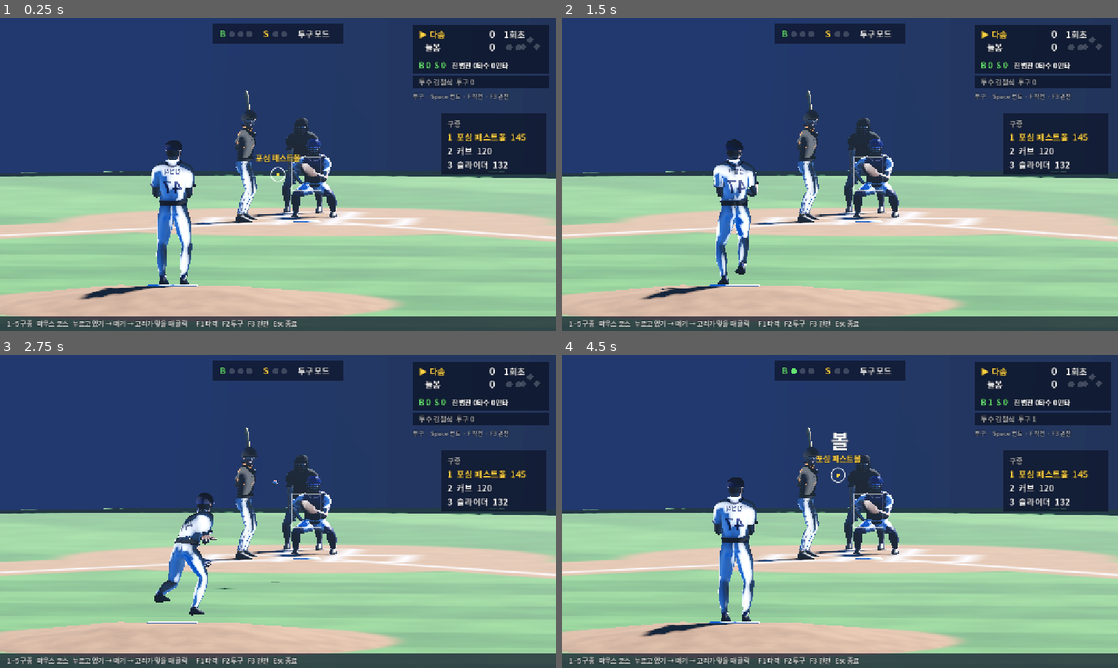
Above: before the commit, frames 1-4 (two rows, left to right).
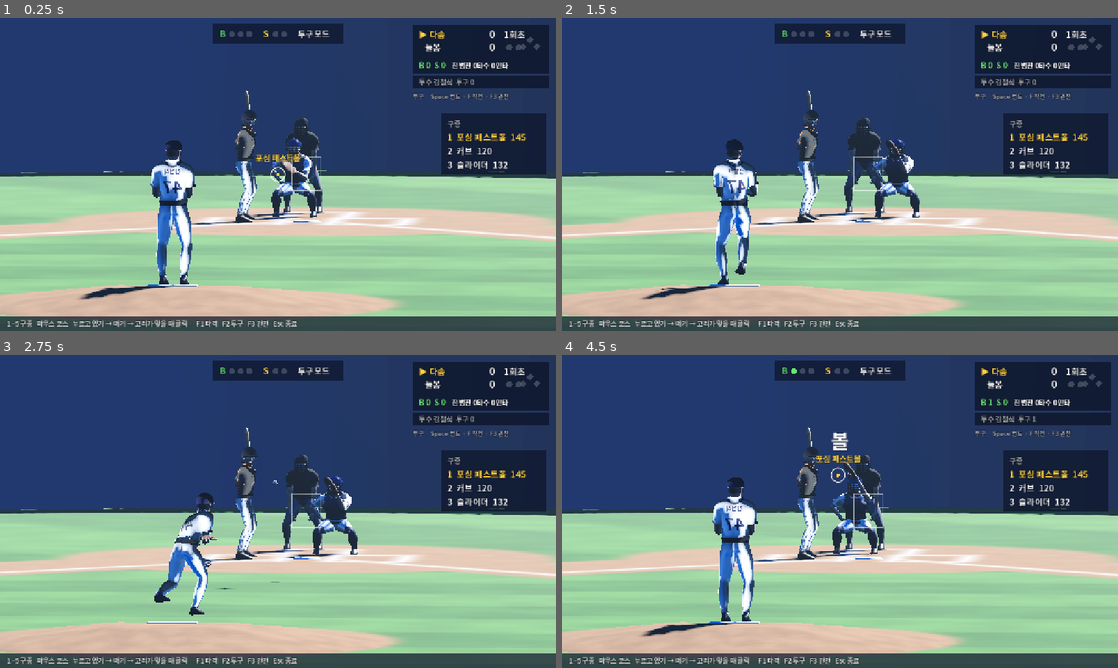
Above: after the commit, the same moments.

Repository: lilkimbab/baseball
Game: Godot game, scene res://match/match.tscn
The game is run twice, just before and just after one commit, with the same random seed, the same clock (stepped at 60 frames per second) and the same inputs.
Inputs (mouse positions are in pixels of both pictures, inside the frame that each line leads up to):
- Up to frame 1 (0.25 s): no input
- Up to frame 2 (1.5 s): tap Enter at 0.5 s; move the mouse to (962, 158) at 0.52 s; hold Shift 0.53-1.25 s; click (962, 158) at 0.67 s; tap Space at 0.77 s; drag from (728, 190) to (812, 237) at 1.27 s
- Up to frame 3 (2.75 s): move the mouse to (333, 442) at 2.02 s; tap Ctrl at 2.1 s; click (333, 442) at 2.17 s
- Up to frame 4 (4.5 s): drag from (812, 574) to (673, 464) at 2.77 s; move the mouse to (1006, 558) at 3.52 s; tap 1 at 3.6 s; click (1006, 558) at 3.67 s; tap Space at 3.77, 4.25 s; drag from (673, 464) to (756, 433) at 4.27 s

The runs differ from the first frame. In frame 1, 1.6% of the frame differs, in the area x 44-61%, y 38-65%; in frame 2, 1.6%; in frame 3, 1.6%; in frame 4, 1.6%, in the area x 41-61%, y 34-65%.

Commit message:
S5 마무리: 포수 미트 목표, 인필드 플라이 표시, 잔루·포스 판정 버그 수정
- 포스 아웃은 다음 베이스까지만 (홈에서 잡힌 2루 주자, 2루에서 잡힌 타자는 태그)
- 시간순 이동에서 타자가 1루 주자를 덮어쓰던 문제: 움직이는 주자는 먼저 베이스를 비운다
- 세 번째 아웃에 잘린 주자는 향하던 베이스의 잔루로 센다
- 사람 조작 3이닝 경기 테스트, 물리 경기 주자 불변식 테스트

Diff:
--- a/game/core/play/play_sim.gd
+++ b/game/core/play/play_sim.gd
@@ -619,14 +619,20 @@
 ## How much sooner the ball is on runner r's base than he is (positive: he is out).
 func _margin(r: PlayRunner, f: PlayFielder, at: Vector2, held: float, release: float) -> float:
 	var b := _ball_at(f, at, held, release, r.to)
-	return _arrive(r, r.to) - (b.time + (0.0 if r.forced else m.tag))
+	return _arrive(r, r.to) - (b.time + (0.0 if _is_force(r, r.to) else m.tag))
+
+
+## A force play: the next base for a runner the batter pushes on, or first for the batter.
+func _is_force(r: PlayRunner, base: int) -> bool:
+	return (r.forced and base == r.from + 1) or (r == _batter and base == 1)
 
 
 ## Plays on runner r at the base he is running to. True if he is out.
 func _play_on(r: PlayRunner, thrower: PlayFielder, from: Vector2, held: float, release: float) -> bool:
 	var base := r.to
 	var b := _ball_at(thrower, from, held, release, base)
-	var forced := r.forced or r == _batter
+	# A force is only at the next base: a forced runner who goes on past it is tagged.
+	var forced := _is_force(r, base)
 	var need := b.time + (0.0 if forced else m.tag)
 	if not b.by_self and b.distance > 40.0:
 		# A long throw is sometimes off line or on a bad hop.
--- a/game/core/resolve/game_sim.gd
+++ b/game/core/resolve/game_sim.gd
@@ -59,7 +59,8 @@
 	var out := GameFlow.apply(state, event)
 	scorer.record(state, event, out)
 	manager.note_change(state, event)
-	if keep_log:
+	# Single pitches (the physical resolver) are not lines of their own in the play-by-play.
+	if keep_log and event.kind != GameEvent.Kind.PITCH:
 		log.append(_describe(event, out, inning, top, outs, bases, batter))
 	return not state.over
 
--- a/game/core/rules/game_flow.gd
+++ b/game/core/rules/game_flow.gd
@@ -126,16 +126,24 @@
 	var winning_advance := 0
 	out.runner_ids.resize(event.moves.size())
 	out.applied.resize(event.moves.size())
+	# Everyone who moves leaves his base at once; arrivals and outs then follow in order. (A
+	# batter reaching first is often listed before the runner who left first long before.)
+	for m: RunnerMove in event.moves:
+		if m.from > 0 and start[m.from - 1] != null and after[m.from - 1] == start[m.from - 1]:
+			after[m.from - 1] = null
 	for i: int in event.moves.size():
 		var m := event.moves[i]
 		var runner: BaseRunner = batter_runner if m.from == 0 else start[m.from - 1]
 		out.runner_ids[i] = runner.player_id if runner != null else ""
+		if runner == null:
+			continue
 		# Nothing that happens after the third out counts: the half-inning is already over.
-		if runner == null or ends_game or state.outs >= 3:
+		# A runner still on his way is left on base, on the one he was heading for.
+		if ends_game or state.outs >= 3:
+			if m.from > 0 and not ends_game:
+				_leave_on_base(after, runner, m)
 			continue
 		out.applied[i] = 1
-		if m.from > 0 and after[m.from - 1] == runner:
-			after[m.from - 1] = null
 		# A base gained through an error or a passed ball does not count toward earned runs:
 		# if he scores from where he should not have been, the run is unearned.
 		var excused := m.on_error or event.kind == GameEvent.Kind.PASSED_BALL
@@ -187,6 +195,16 @@
 	out.game_over = state.over
 
 
+## Puts a runner whose move was cut off by the third out on a free base: the one he was
+## running to if he can have it, else the nearest one behind it.
+static func _leave_on_base(after: Array[BaseRunner], runner: BaseRunner, m: RunnerMove) -> void:
+	var furthest := clampi(m.to if m.to > 0 else m.out_at, m.from, 3)
+	for base: int in range(furthest, 0, -1):
+		if after[base - 1] == null:
+			after[base - 1] = runner
+			return
+
+
 static func _walk_off_now(state: GameState) -> bool:
 	return not state.top and state.inning >= state.rules.innings and state.home_lead() > 0
 
--- a/game/match/match_scene.gd
+++ b/game/match/match_scene.gd
@@ -216,6 +216,9 @@
 	var events := resolver.after_pitch(game, duel)
 	var play := resolver.last_play
 	banner = _pitch_banner(events)
+	if play != null and play.infield_fly:
+		# The umpire declares it while the ball is in the air.
+		banner = "인필드 플라이"
 	banner_time = 2.4
 	if play != null and not play.foul:
 		_play = play
@@ -499,6 +502,19 @@
 	on_deck.visible = next_up.lineup.size() > 0
 
 
+## The catcher sets up where the pitch is meant to go: his body shifts toward the side and
+## his mitt shows the height, from the moment the sign is given until the ball arrives.
+func _show_target() -> void:
+	if _play_time >= 0.0 or game.over:
+		return
+	var showing := state == State.WINDUP or (state == State.LIVE and duel.phase == PitchDuel.Phase.FLIGHT)
+	var aim := decision.target if showing and decision != null else Vector3(0.0, 0.0, 0.75)
+	if human_pitches() and state != State.LIVE and state != State.WINDUP:
+		aim = target
+	catcher.position = Field.to_world(Vector3(clampf(aim.x * 0.7, -0.45, 0.45), -1.15, 0.0))
+	catcher.apply(PuppetClips.catcher(aim.z))
+
+
 static func _yaw_toward(from: Vector2, to: Vector2) -> float:
 	var d := to - from
 	return -atan2(d.x, d.y)
@@ -508,6 +524,7 @@
 
 
 func refresh(delta: float) -> void:
+	_show_target()
 	if _play_time >= 0.0 and _play != null:
 		_frame_time = delta
 		_phase += delta * 2.6
--- a/game/match/puppet_clips.gd
+++ b/game/match/puppet_clips.gd
@@ -78,9 +78,12 @@
 	return _sample(times, poses, t)
 
 
-static func catcher() -> PuppetPose:
+## Catcher in his crouch. The mitt is held up as a target at `mitt_height` (m above the
+## ground at the plate); the default is the middle of the zone.
+static func catcher(mitt_height: float = 0.72) -> PuppetPose:
 	var a := PuppetPose.at
-	return _pose(a.call(0.0, 0.46, 0.0), 0.0, 0.0, 24.0, a.call(0.22, 0.55, 0.1), a.call(-0.04, 0.72, 0.5), a.call(0.3, 0.08, 0.12), a.call(-0.3, 0.08, 0.12))
+	var mitt := clampf(mitt_height, 0.35, 1.25)
+	return _pose(a.call(0.0, 0.46, 0.0), 0.0, 0.0, 24.0, a.call(0.22, 0.55, 0.1), a.call(-0.04, mitt, 0.5), a.call(0.3, 0.08, 0.12), a.call(-0.3, 0.08, 0.12))
 
 
 static func fielder_ready() -> PuppetPose:
--- a/game/tests/core/resolve/test_physical_resolver.gd
+++ b/game/tests/core/resolve/test_physical_resolver.gd
@@ -233,3 +233,42 @@
 	assert_eq(cells, AiBatter.weak_cells("kbo-1234"))
 	for c: int in cells:
 		assert_between(c, 0, 8)
+
+
+func test_every_runner_scores_is_put_out_or_is_left_on_base() -> void:
+	var bad := PackedStringArray()
+	for g: int in 24:
+		var sim := _game(300 + g)
+		var reached := PackedInt32Array([0, 0])
+		var runner_outs := PackedInt32Array([0, 0])
+		var uncounted := PackedInt32Array([0, 0])
+		var guard := 0
+		while not sim.state.over and guard < GameSim.MAX_EVENTS:
+			var event := sim.resolver.next_event(sim.state)
+			var batting := sim.state.batting()
+			var out := GameFlow.apply(sim.state, event)
+			sim.scorer.record(sim.state, event, out)
+			sim.manager.note_change(sim.state, event)
+			var crossed := 0
+			for i: int in event.moves.size():
+				var m := event.moves[i]
+				if out.applied.size() > i and out.applied[i] == 0:
+					continue
+				if m.from == 0 and m.to >= 1:
+					reached[batting] += 1
+				elif m.from > 0 and m.is_out():
+					runner_outs[batting] += 1
+				if m.scores():
+					crossed += 1
+			uncounted[batting] += crossed - out.scored.size()
+			guard += 1
+		sim.scorer.finish(sim.state)
+		var s := sim.state
+		for t: int in 2:
+			var walk_off_half := t == 1 and s.winner == GameState.HOME and s.inning >= s.rules.innings and s.line[1].size() == s.inning
+			if walk_off_half:
+				continue
+			var left := reached[t] - s.score[t] - runner_outs[t] - uncounted[t]
+			if left != sim.scorer.book.left_on_base[t]:
+				bad.append("game %d team %d: %d left by count, %d in the box" % [g, t, left, sim.scorer.book.left_on_base[t]])
+	assert_eq(bad, PackedStringArray())
--- a/game/tests/core/rules/test_game_flow.gd
+++ b/game/tests/core/rules/test_game_flow.gd
@@ -371,3 +371,16 @@
 	assert_eq(out.scored.size(), 1)
 	assert_false(out.scored[0].earned)
 	assert_false(out.scored[0].rbi)
+
+
+func test_a_runner_cut_off_by_the_third_out_is_still_left_on_base() -> void:
+	var s := F.game()
+	s.outs = 2
+	F.put_runners(s, [1, 2])
+	# Single in the order things happened: the batter reaches first, the runner from second is
+	# thrown out at home, and only then would the runner from first have reached third.
+	var moves: Array[RunnerMove] = [F.move(0, 1), RunnerMove.out_at_base(2, 4, TAG), F.move(1, 3)]
+	var out := _apply(s, F.pa(PaResult.Kind.SINGLE, moves))
+	assert_true(out.half_over)
+	assert_eq(out.left_on_base, 2, "the batter and the runner from first")
+	assert_eq(out.scored.size(), 0)
--- a/game/tests/match/test_match_scene.gd
+++ b/game/tests/match/test_match_scene.gd
@@ -78,3 +78,59 @@
 	assert_ne(starter, reliever)
 	scene.toggle_menu()
 	assert_false(scene.menu.visible)
+
+
+## Plays the player's side with scripted input: pitches with a full gauge on varied targets,
+## swings on time at what is in the zone.
+func _script_player(scene: MatchScene, rng: Rng, swung: Array[bool]) -> void:
+	var duel := scene.duel
+	if scene.human_pitches():
+		match scene.state:
+			DuelScene.State.PRE_PITCH:
+				if scene.state_time > 0.3:
+					scene.target = duel.zone.point(rng.next_range(-0.1, 1.1), rng.next_range(-0.1, 1.1))
+					scene.press_pitch_button()
+			DuelScene.State.CHARGE:
+				if scene.power > 0.8:
+					scene.release_pitch_button()
+			DuelScene.State.ACCURACY:
+				if scene.ring >= DuelScene.ACCURACY_SWEET - 0.03:
+					scene.press_pitch_button()
+	if scene.human_bats() and scene.state == DuelScene.State.LIVE and duel.phase == PitchDuel.Phase.FLIGHT and not swung[0]:
+		var at := duel.pitch.plate_pos
+		if duel.zone.contains(at.x, at.z) and duel.time >= duel.ideal_contact_time - SwingModel.swing_time(SwingAttempt.Kind.CONTACT):
+			scene.swing(SwingAttempt.Kind.CONTACT)
+			swung[0] = true
+	if scene.state != DuelScene.State.LIVE:
+		swung[0] = false
+
+
+func test_a_player_can_play_a_three_inning_game_to_the_end() -> void:
+	var scene := MATCH.instantiate() as MatchScene
+	scene.human_team = 1
+	scene.innings = 3
+	scene.seed_value = 21
+	scene.use_motion = false
+	add_child_autofree(scene)
+	var rng := Rng.new(3)
+	var swung: Array[bool] = [false]
+	var ticks := 0
+	var batted := 0
+	var pitched := 0
+	while not scene.game.over and ticks < 400000:
+		_script_player(scene, rng, swung)
+		if scene.human_bats():
+			batted += 1
+		elif scene.human_pitches():
+			pitched += 1
+		scene.step(DT)
+		ticks += 1
+	assert_true(scene.game.over, "the game finished in %d ticks" % ticks)
+	assert_gt(batted, 0, "the player batted")
+	assert_gt(pitched, 0, "the player pitched")
+	var book := scene.scorer.book
+	for t: int in 2:
+		var b := book.team_batting(t)
+		assert_eq(b.runs, scene.game.score[t])
+		assert_eq(b.pa, b.ab + b.walks + b.intentional_walks + b.hit_by_pitch + b.sac_bunts + b.sac_flies)
+	assert_eq(book.team_pitching(1).outs, scene.game.line[0].size() * 3, "three outs in every top half")
Not shown, added: PROGRESS.md
